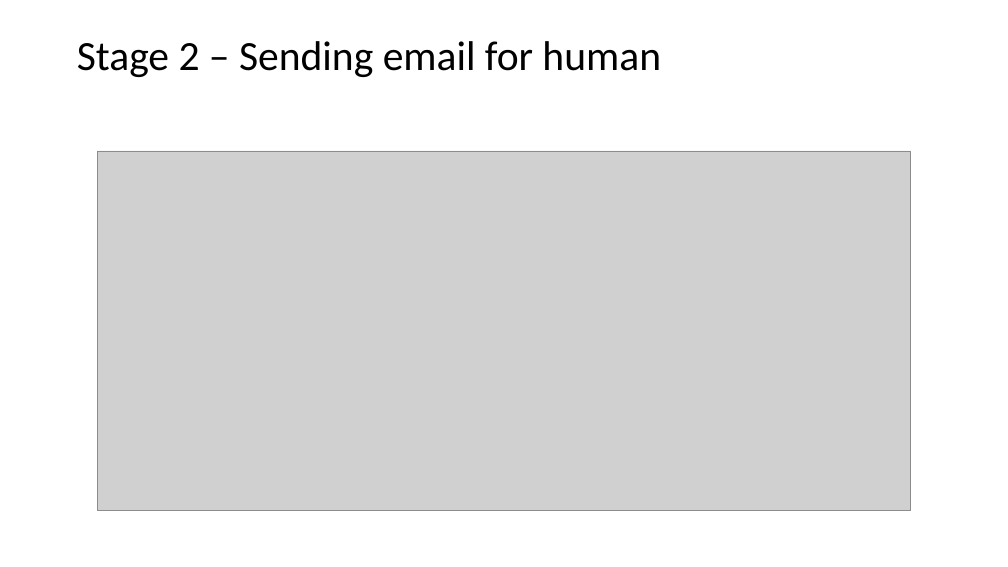
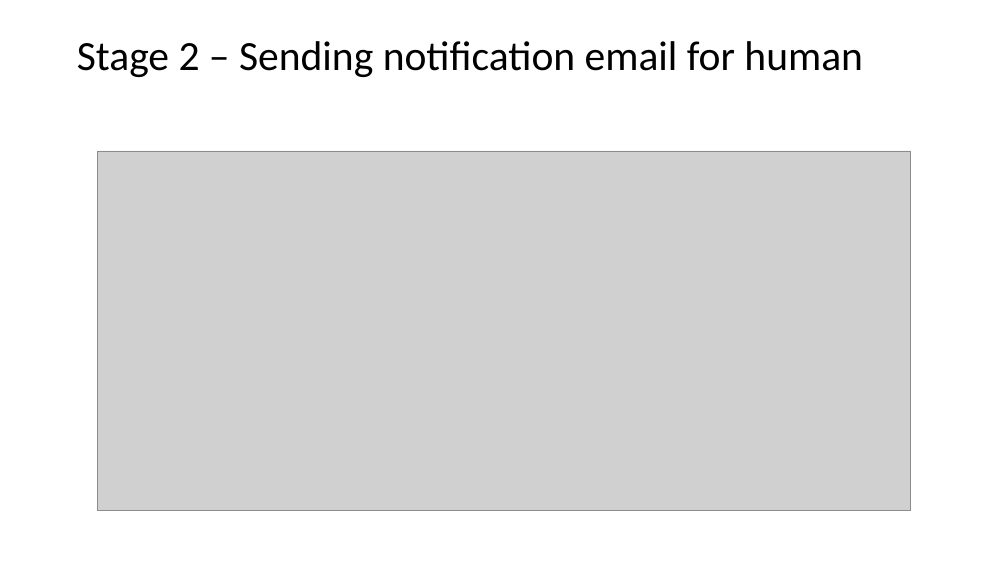
Before and after one commit to devtpc/parking-chatbot, a slide deck: slide 9 of artifacts/DeckChatbot.pptx (slide 4 before the commit). Drawn at 1008x567 pixels with LibreOffice and Linux fonts; fonts in the diff are those of the drawing; grey boxes stand for pictures. Boxes give left, top, right and bottom in pixels: in the first picture for what was removed or moved away, otherwise in the second. Text is boxed around its words. In the diff, an @@ line names an element or a change of style, - is before the commit and + after.

```diff
--- a/artifacts/DeckChatbot.pptx
+++ b/artifacts/DeckChatbot.pptx
@@ title at (77, 41, 863, 77): text changed @@
-Stage 2 – Sending email for human
+Stage 2 – Sending notification email for human
```
Also in this commit, not shown: 2 other slides changed, 8 slides added, 4 other files.
